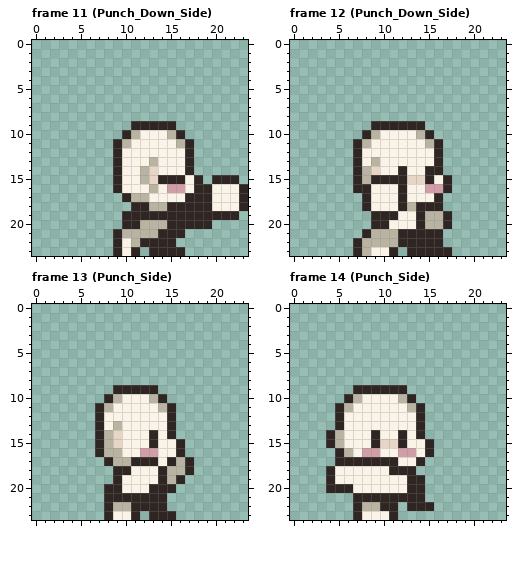
File history of a pixel-art file, Assets/Enemies/Gnome/Gnome Attack.aseprite. The first picture shows the starting point.
24x24 pixels, 30 frames. Shown: frame 11 (Punch_Down_Side), frame 12 (Punch_Down_Side), frame 13 (Punch_Side), frame 14 (Punch_Side). The commit also changed other frames, which this record leaves out.
And afterwards:
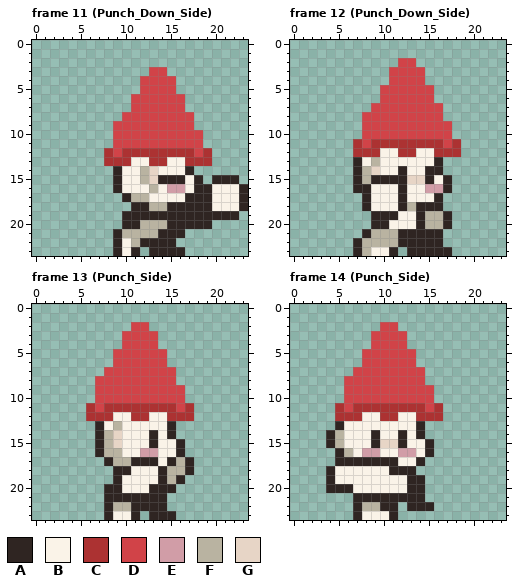
Palette (. is transparent): A #2f2522  B #faf3e8  C #ac3232  D #d14348  E #d19da7  F #b9b3a1  G #e7d5c6
Difference:
Changed rows in their new state; - is an unchanged pixel.
Frame 11 (Punch_Down_Side):
first column x 8:
 3 -----DD-----
 4 ----DDDD----
 5 ----DDDD----
 6 ---DDDDDD---
 7 ---DDDDDD---
 8 --DDDDDDDD--
 9 -DDDDDDDDD--
10 -DDDDDDDDDD-
11 -DDDDDDDDDD-
12 CDCCCCCCCCDC
13 CCC--CC--CCC
Frame 12 (Punch_Down_Side):
first column x 7:
 2 -----DD-----
 3 ----DDDD----
 4 ----DDDD----
 5 ---DDDDDD---
 6 ---DDDDDD---
 7 --DDDDDDDD--
 8 -DDDDDDDDD--
 9 -DDDDDDDDDD-
10 -DDDDDDDDDD-
11 CDCCCCCCCCDC
12 CCC--CC--CCC
Frame 13 (Punch_Side):
first column x 6:
 2 -----DD-----
 3 ----DDDD----
 4 ----DDDD----
 5 ---DDDDDD---
 6 ---DDDDDD---
 7 --DDDDDDDD--
 8 -DDDDDDDDD--
 9 -DDDDDDDDDD-
10 -DDDDDDDDDD-
11 CDCCCCCCCCDC
12 CCC--CC--CCC
Frame 14 (Punch_Side):
first column x 5:
 2 -----DD-----
 3 ----DDDD----
 4 ----DDDD----
 5 ---DDDDDD---
 6 ---DDDDDD---
 7 --DDDDDDDD--
 8 -DDDDDDDDD--
 9 -DDDDDDDDDD-
10 -DDDDDDDDDD-
11 CDCCCCCCCCDC
12 CCC--CC--CCC
